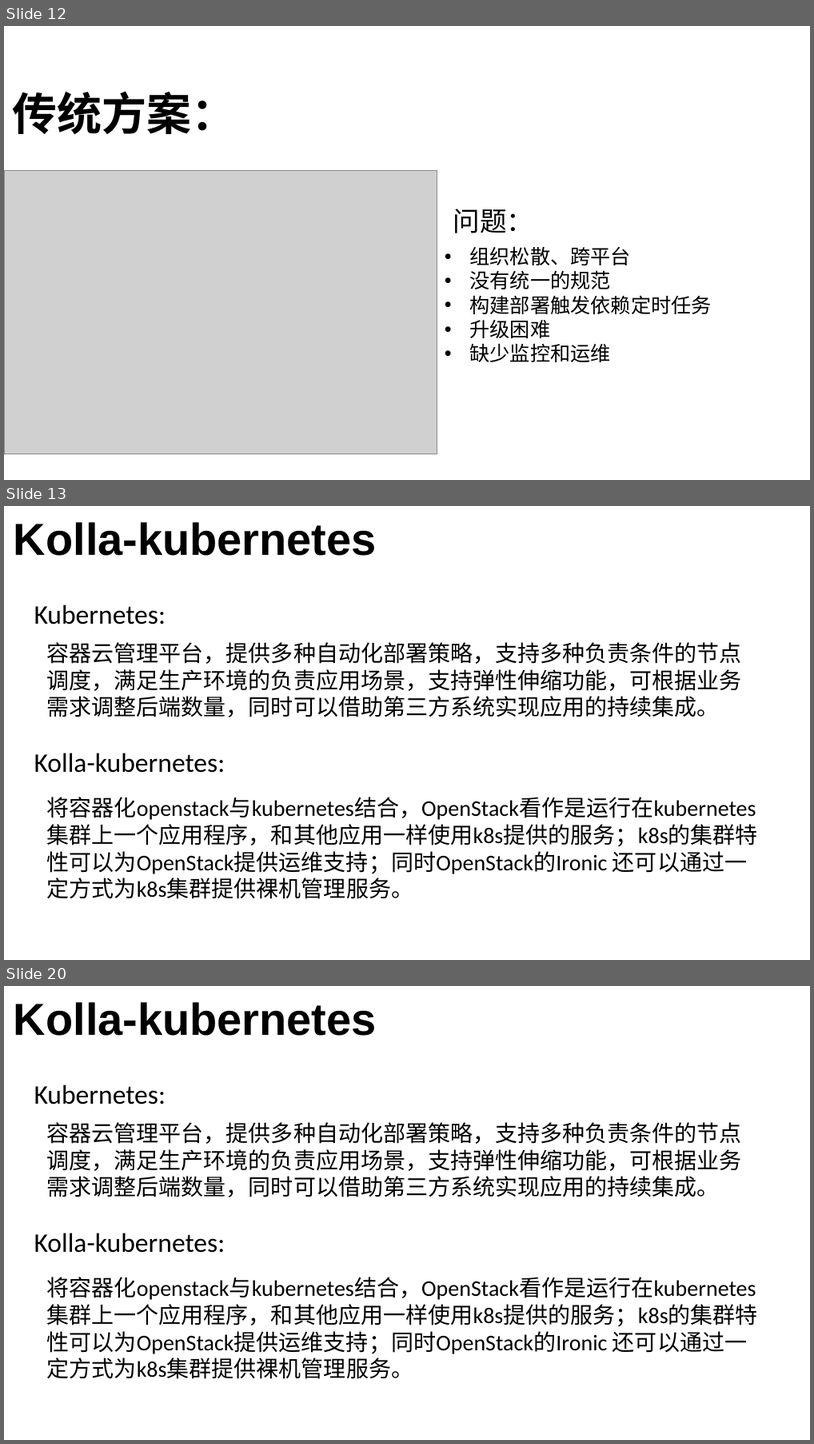
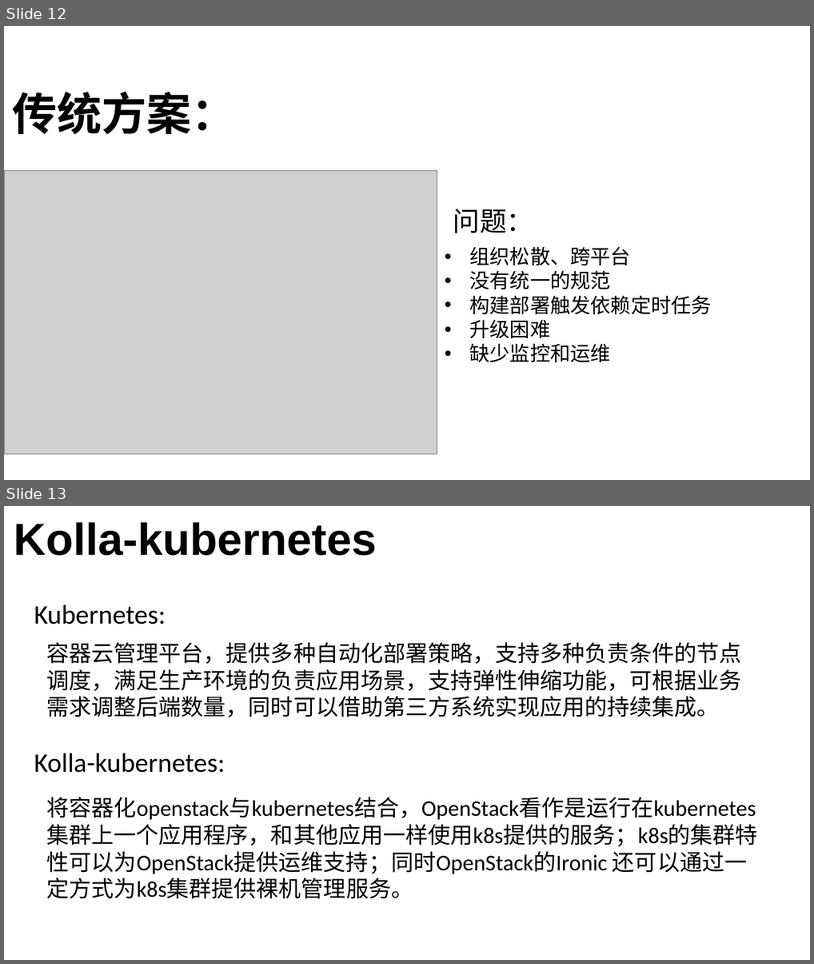
Before and after one commit to lyj7890/openinfra.session, a slide deck: OpenStack容器化持续集成与交付实践方案.pptx. Shown one above the other, each under a label of ours: slides 12, 13 and 20 before the commit, slides 12 and 13 after it; the slides between them are not shown. The pictures are 814x1444 and 814x964 pixels, drawn with LibreOffice and Linux fonts; fonts in the diff are those of the drawing; grey boxes stand for pictures; background and template pictures are left out. Boxes give left, top, right and bottom in pixels: in the first picture for what was removed or moved away, otherwise in the second. Text is boxed around its words. In the diff, an @@ line names an element or a change of style, - is before the commit and + after.

```diff
--- a/OpenStack容器化持续集成与交付实践方案.pptx
+++ b/OpenStack容器化持续集成与交付实践方案.pptx
@@ slide 13 removed at (4, 506, 810, 960), background picture (left out) @@
@@ text removed at (14, 522, 377, 556) @@
-Kolla-kubernetes
@@ text removed at (34, 604, 166, 624) @@
-Kubernetes:
@@ text removed at (47, 642, 742, 717) @@
-容器云管理平台，提供多种自动化部署策略，支持多种负责条件的节点调度，满足生产环境的负责应用场景，支持弹性伸缩功能，可根据业务需求调整后端数量，同时可以借助第三方系统实现应用的持续集成。
@@ text removed at (34, 752, 226, 772) @@
-Kolla-kubernetes:
@@ text removed at (47, 796, 758, 899) @@
-将容器化openstack与kubernetes结合，OpenStack看作是运行在kubernetes集群上一个应用程序，和其他应用一样使用k8s提供的服务；k8s的集群特性可以为OpenStack提供运维支持；同时OpenStack的Ironic 还可以通过一定方式为k8s集群提供裸机管理服务。
@@ what was slide 20 is now slide 13 @@
```
Also in this commit, not shown: 6 other slides removed.
